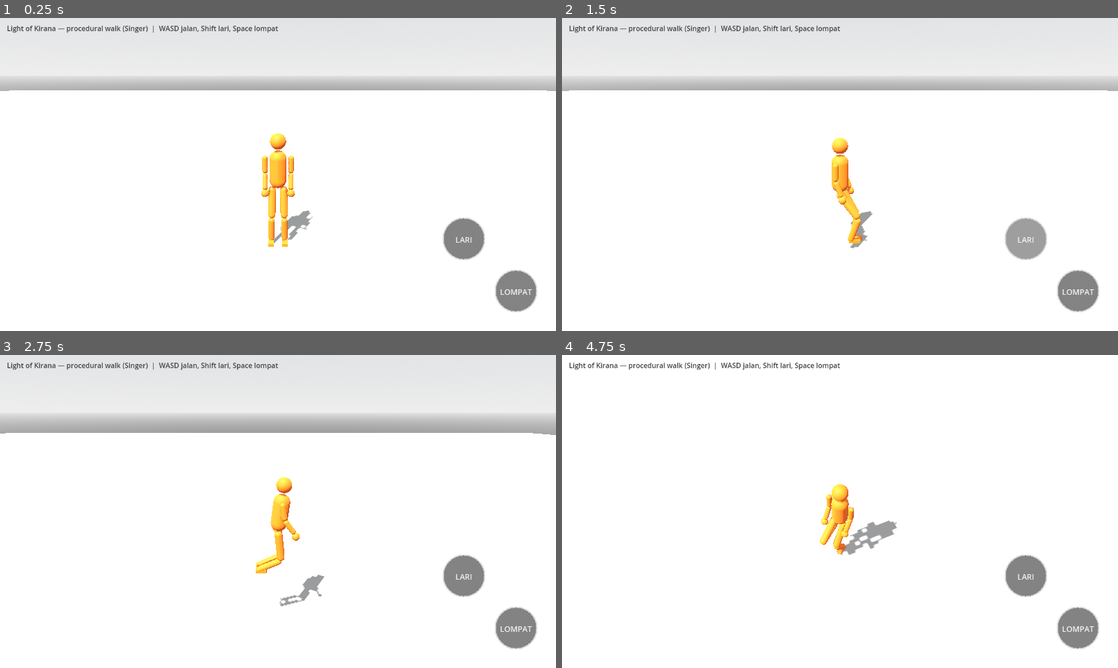
Above: before the commit, frames 1-4 (two rows, left to right).
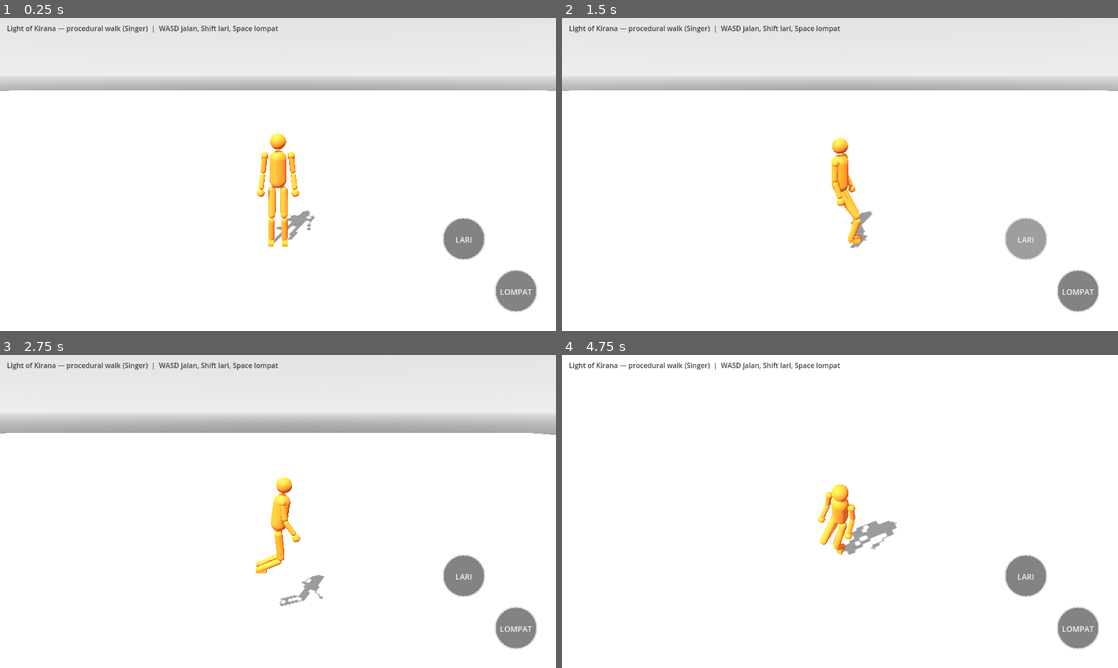
Above: after the commit, the same moments.

Repository: bagus123triga/light-of-kirana
Game: Godot game, scene res://scenes/main.tscn
Same seed, same stepped clock (60 frames per second), same inputs: the game is played once before the commit and once after it.
Inputs (mouse positions are in pixels of both pictures, inside the frame that each line leads up to):
- Up to frame 1 (0.25 s): no input
- Up to frame 2 (1.5 s): tap Enter at 0.5 s; drag from (617, 271) to (895, 105) at 0.52 s; drag from (1023, 240) to (812, 237) at 1.27 s
- Up to frame 3 (2.75 s): move the mouse to (517, 627) at 2.02 s; hold D from 2.03 s (still down); hold Shift from 2.03 s (still down); click (517, 627) at 2.17 s
- Up to frame 4 (4.75 s): release D at 2.75 s; release Shift at 2.75 s; drag from (812, 574) to (673, 464) at 2.77 s; move the mouse to (1006, 558) at 3.52 s; hold A 3.53-4.25 s; hold Shift 3.53-4.25 s; tap Space at 3.77 s; drag from (673, 464) to (756, 433) at 4.27 s

The runs differ from the first frame. In frame 1, 0.4% of the frame differs, in the area x 46-57%, y 42-68%; in frame 2, 0.1%; in frame 3, 0.1%; in frame 4, 0.4%.

Commit message:
Connect angled upper arms with shoulder caps

Diff:
--- a/scripts/procedural_humanoid.gd
+++ b/scripts/procedural_humanoid.gd
@@ -188,6 +188,15 @@
 		var shoulder := Node3D.new()
 		shoulder.position = Vector3(side * 0.20, 0.5, 0)
 		body_root.add_child(shoulder)
+		# Small shoulder cap bridges the torso and upper arm so the limb
+		# visibly connects at the joint instead of looking detached.
+		var shoulder_cap := MeshInstance3D.new()
+		var shoulder_cap_mesh := SphereMesh.new()
+		shoulder_cap_mesh.radius = 0.055
+		shoulder_cap_mesh.height = 0.11
+		shoulder_cap.mesh = shoulder_cap_mesh
+		shoulder_cap.material_override = mat
+		shoulder.add_child(shoulder_cap)
 		var upper := _limb(0.043, ARM_UPPER, mat)
 		upper.position = Vector3(0, -ARM_UPPER * 0.5, 0)
 		shoulder.add_child(upper)
@@ -733,10 +742,10 @@
 	var swing_amount := sin(gait_phase) * arm_swing * speed_factor
 	shoulder_l.rotation.x = swing_amount
 	shoulder_r.rotation.x = -swing_amount
-	# Keep both arms hanging vertically with a small natural gap from the torso.
-	# No outward shoulder roll: it made the hands look detached and slanted.
-	shoulder_l.rotation.z = 0.0
-	shoulder_r.rotation.z = 0.0
+	# Slight outward angle keeps the arms clear of the torso; shoulder caps
+	# now visually bridge the joint so the upper arms remain attached.
+	shoulder_l.rotation.z = -0.12
+	shoulder_r.rotation.z = 0.12
 	# Elbow: bent ~0.4 rad at rest, flexes a bit more on the forward
 	# swing; wrist keeps the hand roughly level with a small flick.
 	# During the jump crouch the arms pull back with the press.
